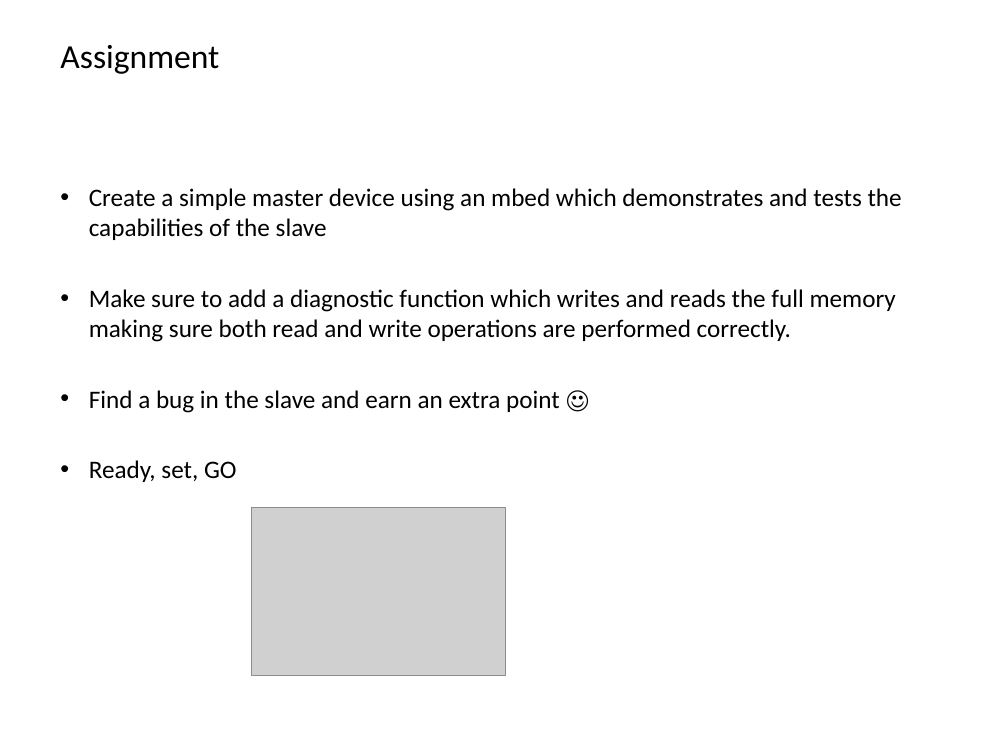
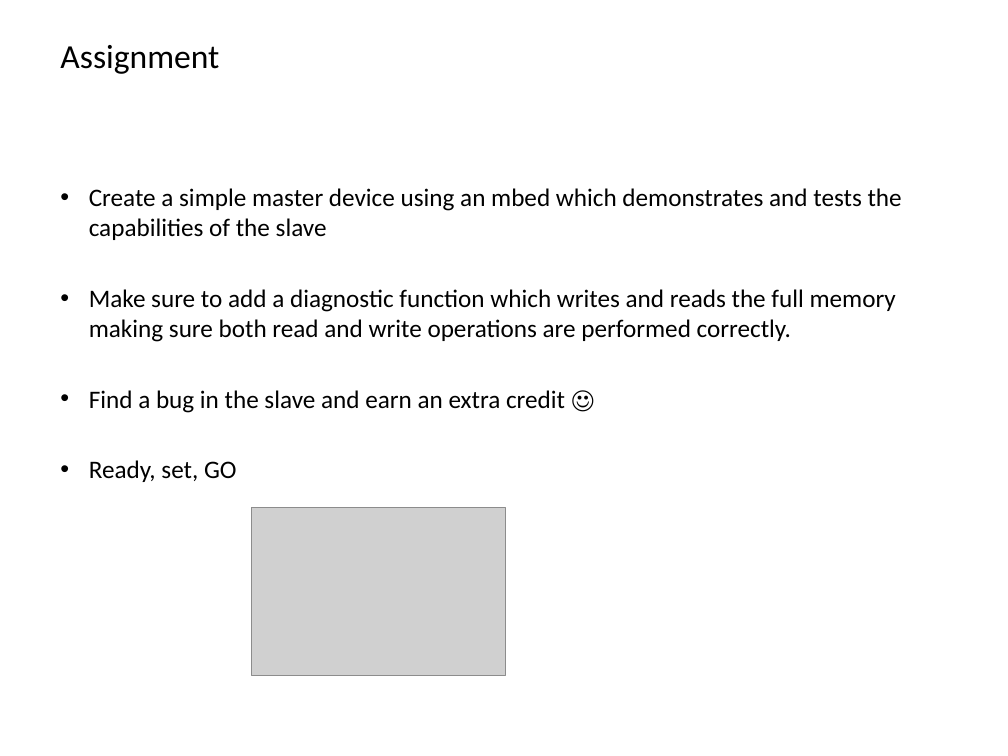
Before and after one commit to BioBoost/multimediatechnieken, a slide deck: slide 18 of slides/I2C_mbed_memory_slave.pptx. Drawn at 1008x756 pixels with LibreOffice and Linux fonts; fonts in the diff are those of the drawing; grey boxes stand for pictures; background and template pictures are left out. Boxes give left, top, right and bottom in pixels: in the first picture for what was removed or moved away, otherwise in the second. Text is boxed around its words. In the diff, an @@ line names an element or a change of style, - is before the commit and + after.

```diff
--- a/slides/I2C_mbed_memory_slave.pptx
+++ b/slides/I2C_mbed_memory_slave.pptx
@@ text at bbox=[89, 390, 565, 413]: text changed @@
-• Find a bug in the slave and earn an extra point ☺
+• Find a bug in the slave and earn an extra credit ☺
```
Also in this commit, not shown: 2 other files.
